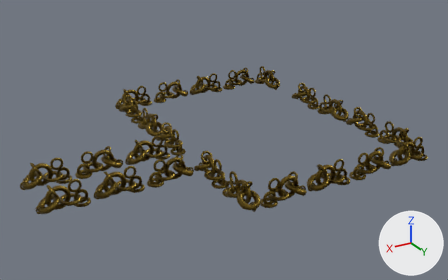
Renders of the glTF model www/models/lba2/iso_scenes/78.glb from each side of a commit.
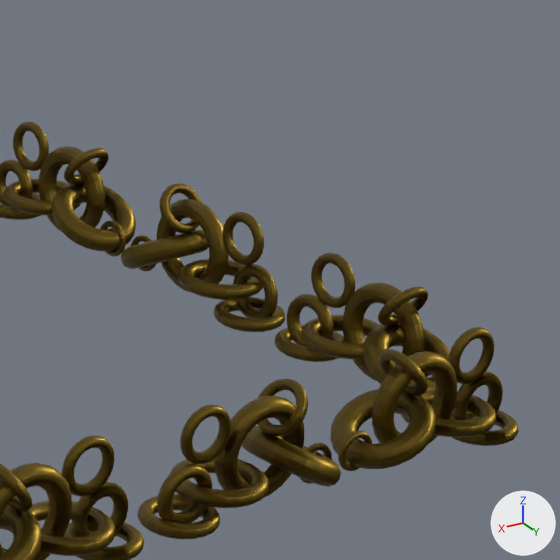
Old and new are each drawn whole from a 50 mm lens placed at (61.76, -15.72, 19.05), pointed at (43.57, -46.04, 3.89) and again close up on the part from 72% to 97% of the width and 25% to 66% of the height. Arrows for +X, +Y and +Z are at lower right; the lights stay in place. The close-ups show mesh edges as thin lines. Where no turn or scale is listed for an object, it has been applied to the vertices.

Objects in the first close-up: 'original_0', 'original_15', 'original_20', 'original_21', 'original_6', 'original_7'.
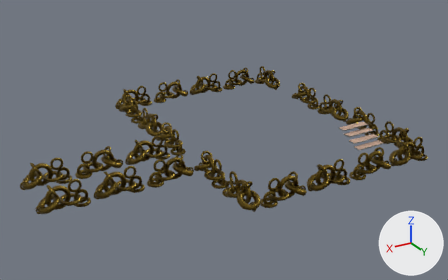
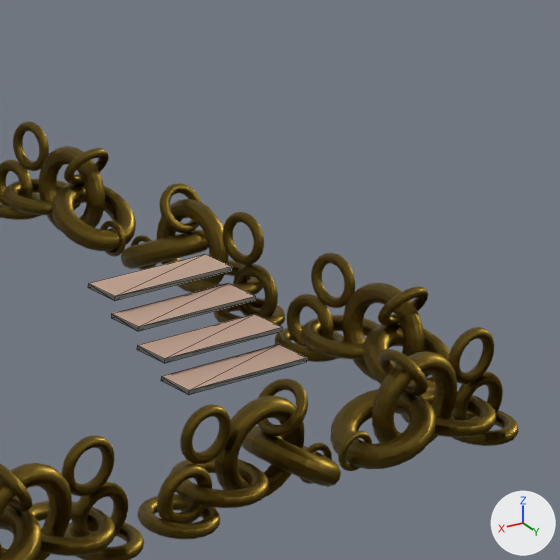
Pixel boxes [x1, y1, x2, y2] of what changed, in the close-ups (560 x 560 px):
'colored', added: after [88, 254, 307, 395]

Diff of the bpy script that builds the scene:
```diff
--- a/www/models/lba2/iso_scenes/78.glb.py
+++ b/www/models/lba2/iso_scenes/78.glb.py
@@ mat_material_0 @@
+mat_material_0 = bpy.data.materials.new('Material_0')
+mat_material_0.use_nodes = True; mat_material_0.node_tree.nodes.clear()
+_N = mat_material_0.node_tree.nodes; _L = mat_material_0.node_tree.links
+n0 = _N.new('ShaderNodeBsdfPrincipled'); n0.name = 'Principled BSDF'
+n0.inputs[2].default_value = 1.0  # 'Roughness'
+n1 = _N.new('ShaderNodeOutputMaterial'); n1.name = 'Material Output'
+n2 = _N.new('ShaderNodeVertexColor'); n2.name = 'Color Attribute'
+_L.new(n0.outputs[0], n1.inputs[0])  # 'BSDF' to 'Surface'
+_L.new(n2.outputs[0], n0.inputs[0])  # 'Color' to 'Base Color'
@@ me_mesh_0_1 @@
+me_mesh_0_1.from_pydata(...)  # a box spanning x 35.0..37.0, y -41.52..-41.01, z 3.59..3.65; a box spanning x 35.0..37.0, y -41.99..-41.49, z 3.84..3.91; a box spanning x 35.0..37.0, y -42.52..-42.01, z 4.09..4.15; a box spanning x 35.0..37.0, y -42.99..-42.49, z 4.34..4.41
+me_mesh_0_1.materials.append(mat_material_0)
@@ ob_colored @@
+ob_colored = bpy.data.objects.new('colored', me_mesh_0_1)
+ob_colored.location = (0.0, 0.0, 0.0)
```
